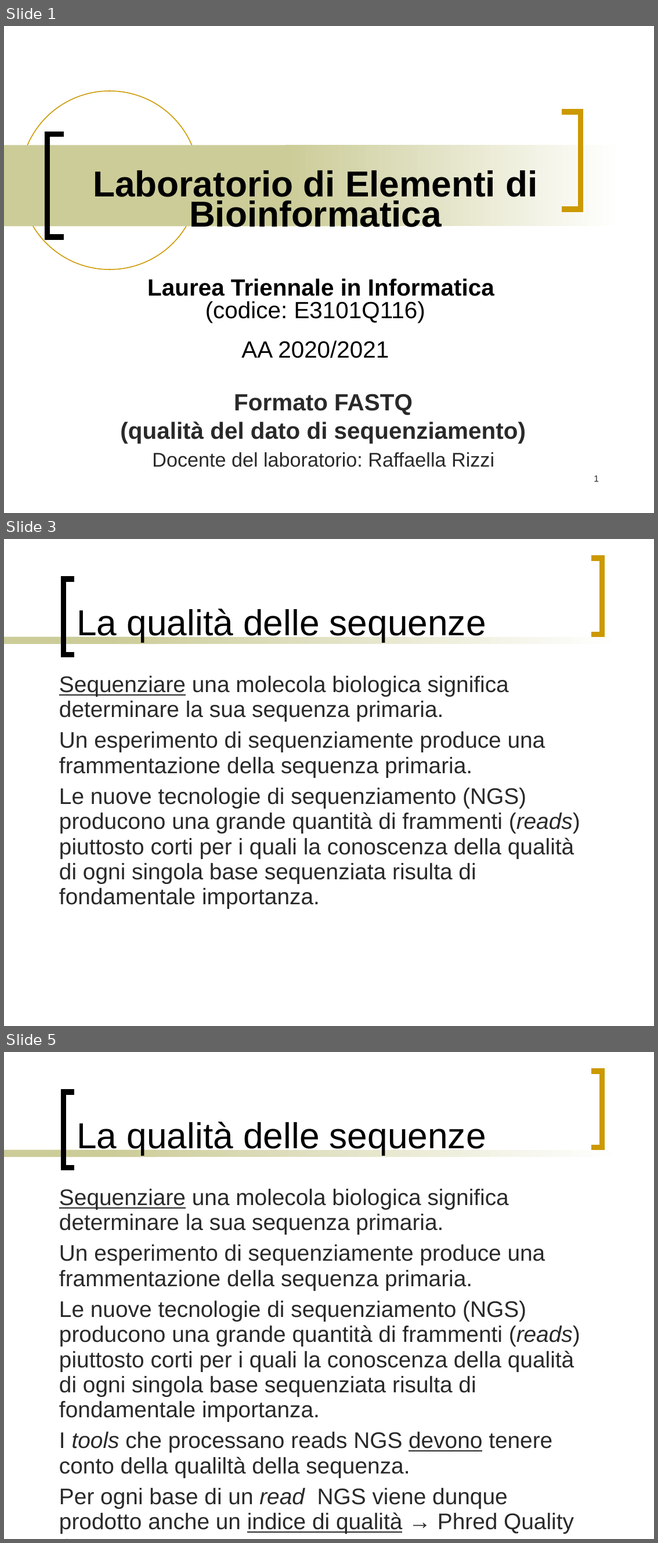
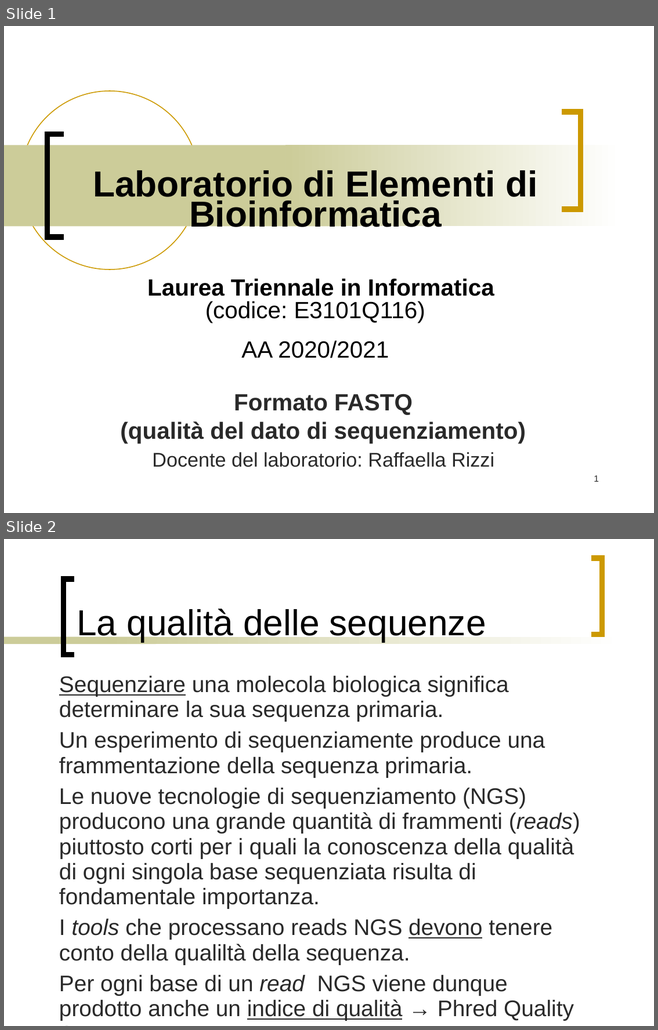
Before and after one commit to bioinformatica-corso/lezioni, a slide deck: laboratorio/24nov20/fastq-format.ppt. Shown one above the other, each under a label of ours: slides 1, 3 and 5 before the commit, slides 1 and 2 after it; the slides between them are not shown. The pictures are 658x1543 and 658x1030 pixels, drawn with LibreOffice and Linux fonts; fonts in the diff are those of the drawing. Boxes give left, top, right and bottom in pixels: in the first picture for what was removed or moved away, otherwise in the second. Text is boxed around its words. In the diff, an @@ line names an element or a change of style, - is before the commit and + after.

```diff
--- a/laboratorio/24nov20/fastq-format.ppt
+++ b/laboratorio/24nov20/fastq-format.ppt
@@ slide 3 removed at (4, 539, 654, 1026), background #FFFFFF; not listed: 4 template elements that a slide beside it also shows @@
@@ title removed at (76, 609, 486, 642) @@
-La qualità delle sequenze
@@ text removed at (59, 675, 580, 909) @@
-Sequenziare una molecola biologica significa determinare la sua sequenza primaria.
-Un esperimento di sequenziamente produce una frammentazione della sequenza primaria.
-Le nuove tecnologie di sequenziamento (NGS) producono una grande quantità di frammenti (reads) piuttosto corti per i quali la conoscenza della qualità di ogni singola base sequenziata risulta di fondamentale importanza.
@@ what was slide 5 is now slide 2 @@
```
Also in this commit, not shown: 4 slides changed, 8 other slides removed, 2 other files.
